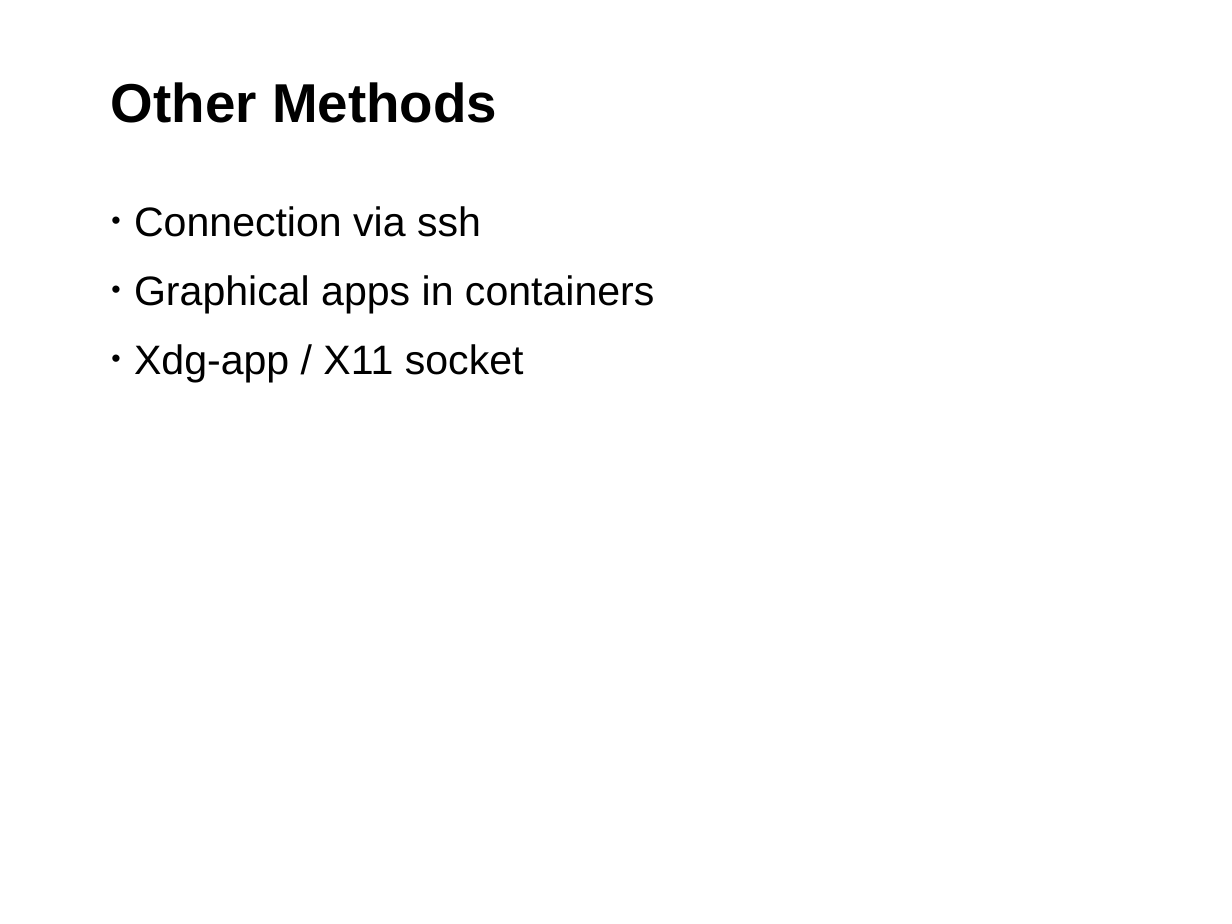
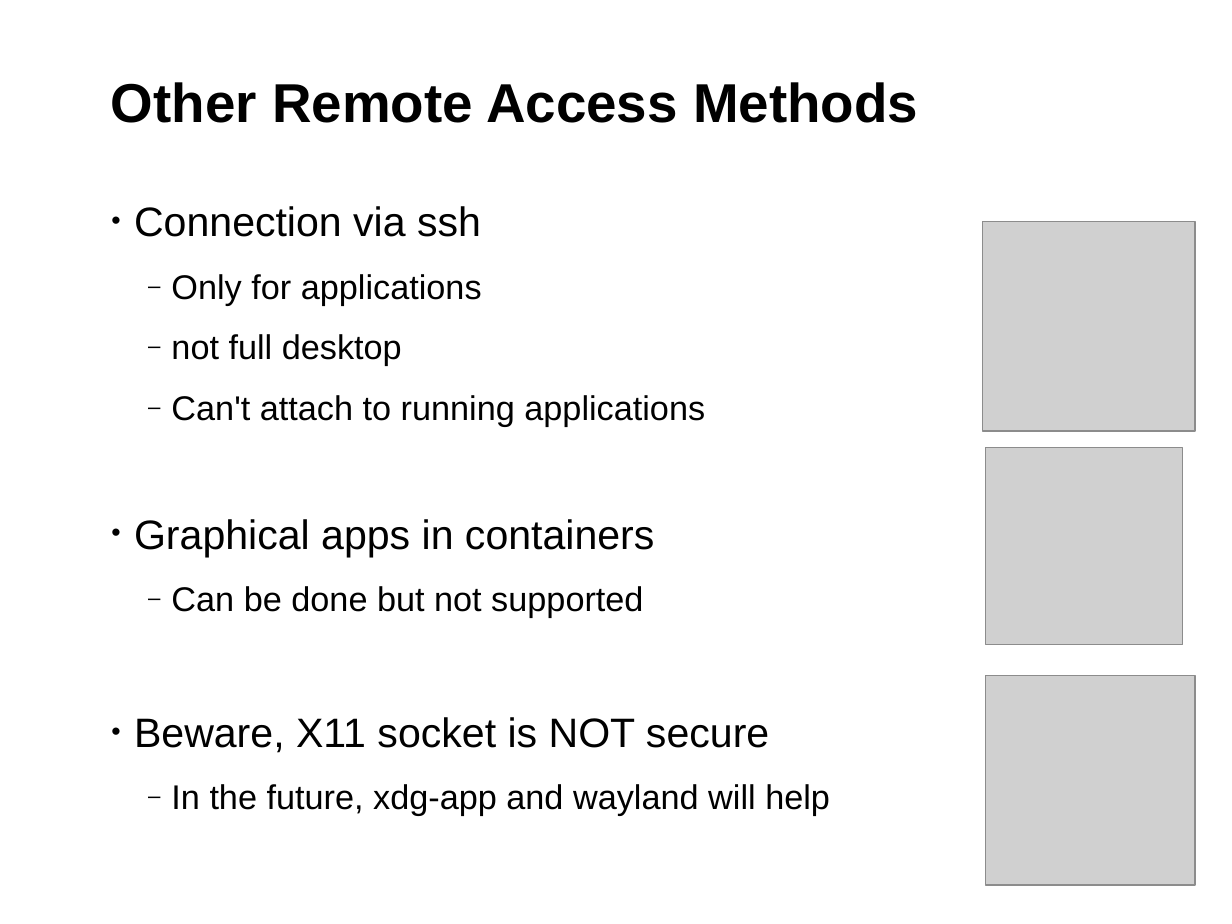
Before and after one commit to sreeves/presentation, a slide deck: slide 8 of SUSECON_2015_RemoteDesktop.odp (slide 6 before the commit). Drawn at 1232x924 pixels with LibreOffice and Linux fonts; fonts in the diff are those of the drawing; grey boxes stand for pictures; background and template pictures are left out. Boxes give left, top, right and bottom in pixels: in the first picture for what was removed or moved away, otherwise in the second. Text is boxed around its words. In the diff, an @@ line names an element or a change of style, - is before the commit and + after.

```diff
--- a/SUSECON_2015_RemoteDesktop.odp
+++ b/SUSECON_2015_RemoteDesktop.odp
@@ title at box(111, 82, 918, 123): text changed @@
-Other Methods
+Other Remote Access Methods
@@ picture added at box(982, 222, 1195, 431) @@
@@ text at box(171, 274, 705, 427): paragraphs added @@
+  ‒ Only for applications
+  ‒ not full desktop
+  ‒ Can't attach to running applications
@@ picture added at box(986, 447, 1183, 644) @@
@@ text at box(134, 586, 830, 816): text changed; size 24 to 20 pt @@
-• Xdg-app / X11 socket
+  ‒ Can be done but not supported
+• Beware, X11 socket is NOT secure
+  ‒ In the future, xdg-app and wayland will help
@@ picture added at box(986, 675, 1195, 885) @@
```
Also in this commit, not shown: 3 other slides changed, 11 slides added, 3 slides removed, 1 other file.
